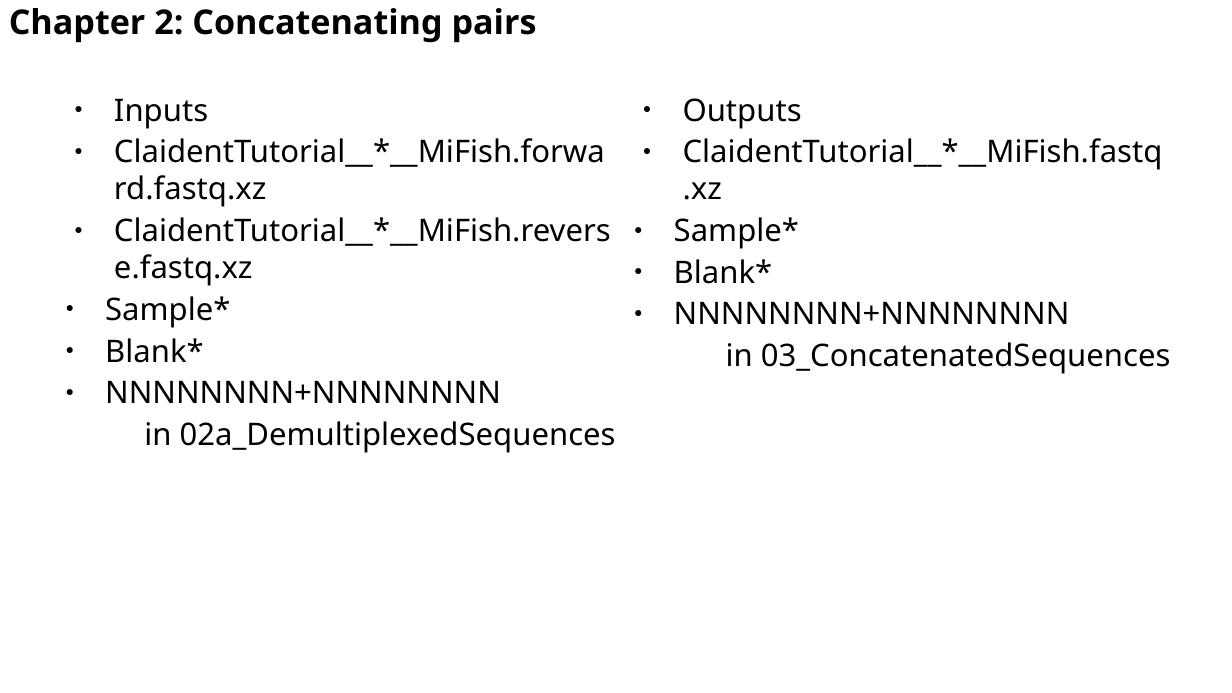
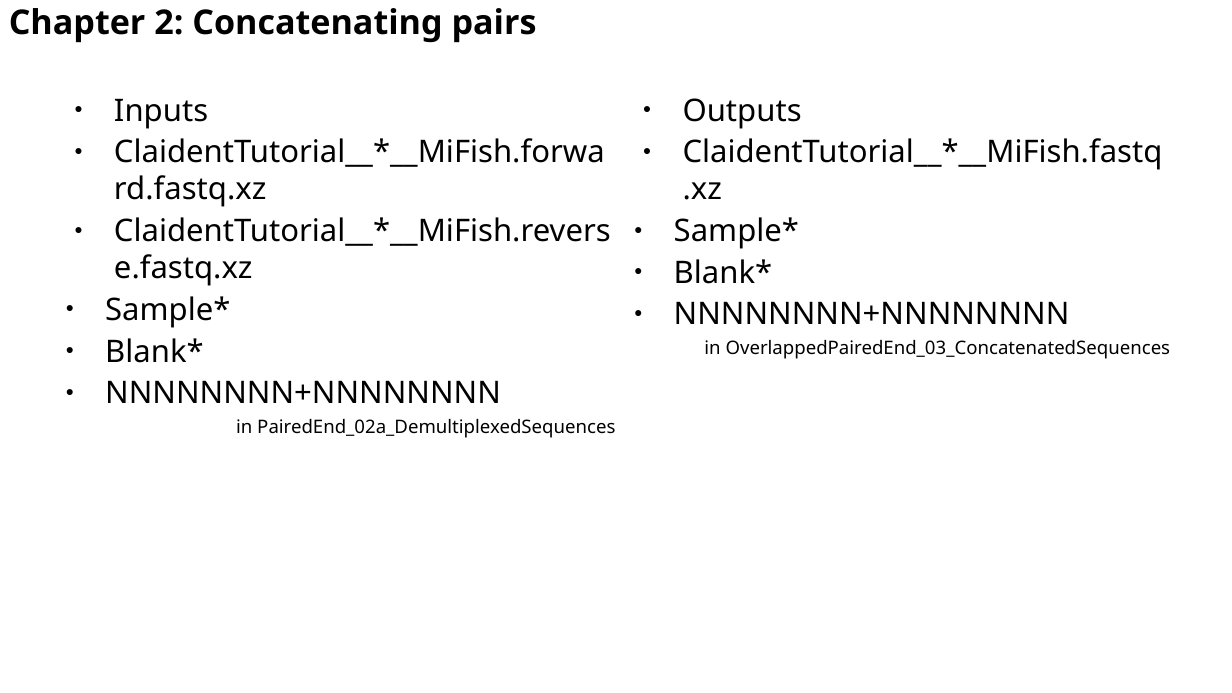
Before and after one commit to astanabe/ClaidentTutorial, a slide deck: slide 19 of AutumnSchool20201115.odp. Drawn at 1232x693 pixels with LibreOffice and Linux fonts; fonts in the diff are those of the drawing. Boxes give left, top, right and bottom in pixels: in the first picture for what was removed or moved away, otherwise in the second. Text is boxed around its words. In the diff, an @@ line names an element or a change of style, - is before the commit and + after.

```diff
--- a/AutumnSchool20201115.odp
+++ b/AutumnSchool20201115.odp
@@ text at (x1=704, y1=340, x2=1171, y2=359): text changed; size 20 to 12 pt @@
-in 03_ConcatenatedSequences
+in OverlappedPairedEnd_03_ConcatenatedSequences
@@ text at (x1=236, y1=419, x2=615, y2=438): text changed; size 20 to 12 pt @@
-in 02a_DemultiplexedSequences
+in PairedEnd_02a_DemultiplexedSequences
```
Also in this commit, not shown: 18 other slides changed, 2 other files.
